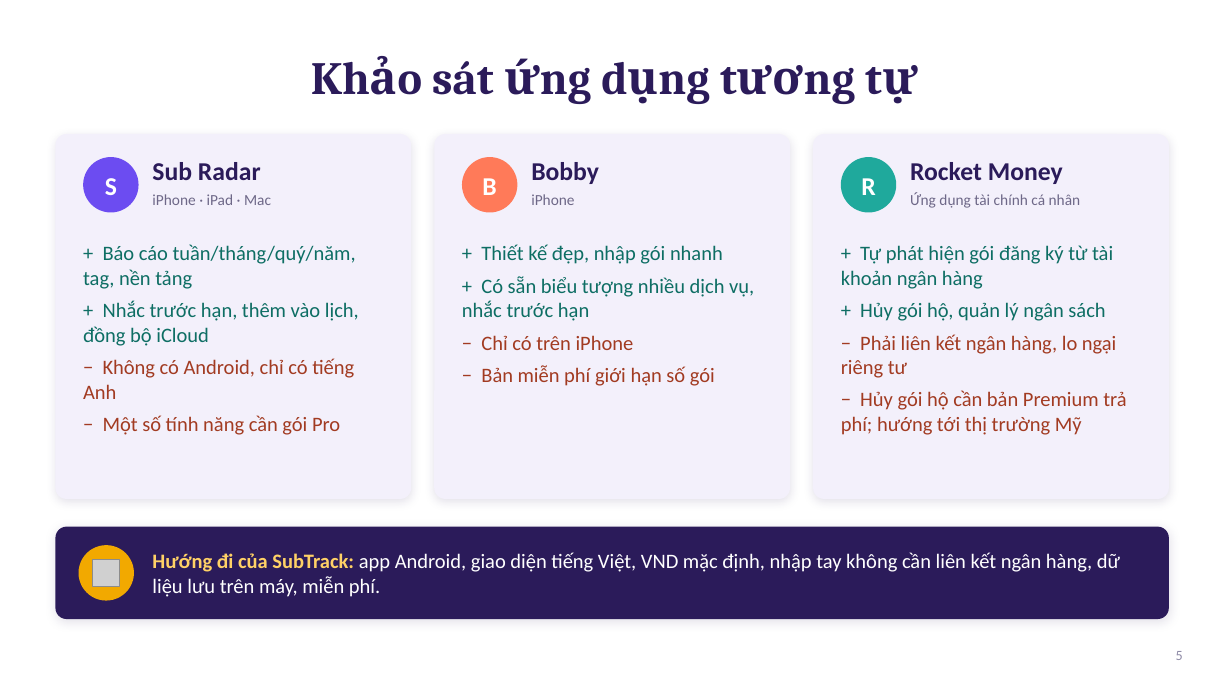
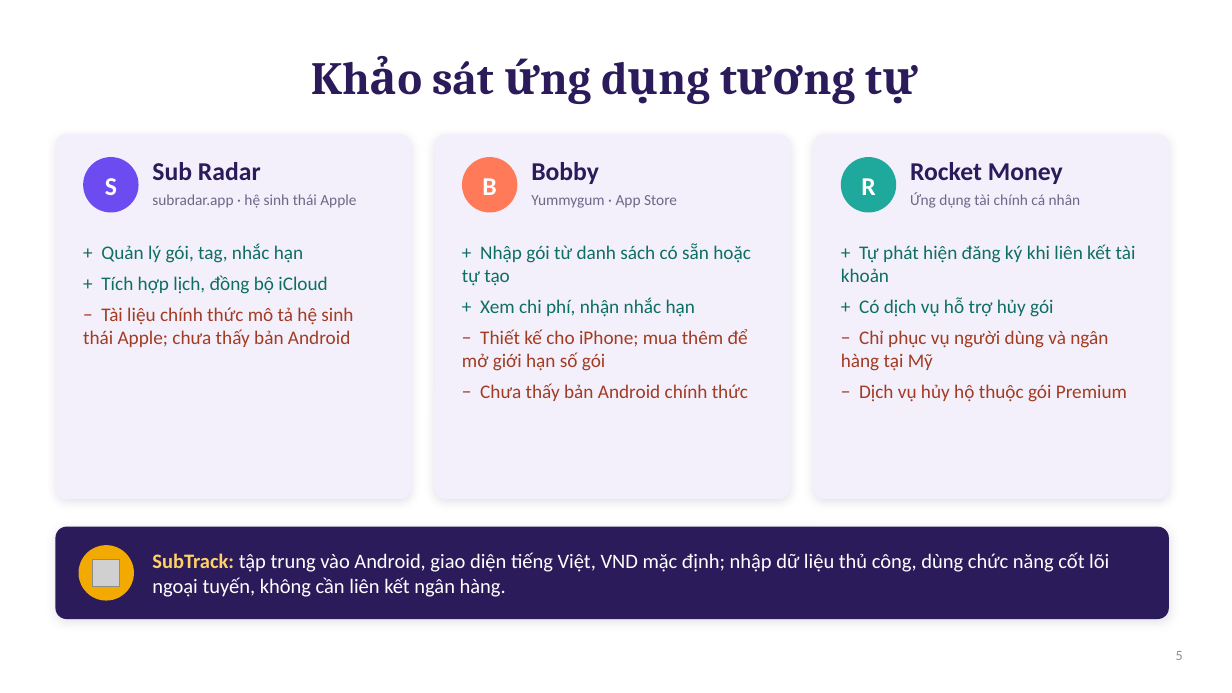
Before and after one commit to nkhhieu123/ltdd, a slide deck: slide 5 of docs/SubTrack_GioiThieuDeTai.pptx. Drawn at 1232x693 pixels with LibreOffice and Linux fonts; fonts in the diff are those of the drawing; grey boxes stand for pictures. Boxes give left, top, right and bottom in pixels: in the first picture for what was removed or moved away, otherwise in the second. Text is boxed around its words. In the diff, an @@ line names an element or a change of style, - is before the commit and + after.

Commit message:
Bổ sung nội dung Tuần 1: sơ đồ Use Case trên slide, sửa quan hệ nhắc hạn, đặc tả đủ UC, giới hạn, ca kiểm thử, phân công có tiêu chí nghiệm thu

```diff
--- a/docs/SubTrack_GioiThieuDeTai.pptx
+++ b/docs/SubTrack_GioiThieuDeTai.pptx
@@ text at (152, 194, 356, 208): text changed @@
-iPhone · iPad · Mac
+subradar.app · hệ sinh thái Apple
@@ text at (531, 195, 677, 208): text changed @@
-iPhone
+Yummygum · App Store
@@ text at (83, 243, 353, 347): text changed; size 16 to 15 pt; text colour #0E6E64 to #A23B22 @@
-+ Báo cáo tuần/tháng/quý/năm, tag, nền tảng
-+ Nhắc trước hạn, thêm vào lịch, đồng bộ iCloud
-− Không có Android, chỉ có tiếng Anh
-− Một số tính năng cần gói Pro
++ Quản lý gói, tag, nhắc hạn
++ Tích hợp lịch, đồng bộ iCloud
+− Tài liệu chính thức mô tả hệ sinh thái Apple; chưa thấy bản Android
@@ text at (462, 243, 751, 401): text changed; size 16 to 15 pt; text colour #0E6E64 to #A23B22 @@
-+ Thiết kế đẹp, nhập gói nhanh
-+ Có sẵn biểu tượng nhiều dịch vụ, nhắc trước hạn
-− Chỉ có trên iPhone
-− Bản miễn phí giới hạn số gói
++ Nhập gói từ danh sách có sẵn hoặc tự tạo
++ Xem chi phí, nhận nhắc hạn
+− Thiết kế cho iPhone; mua thêm để mở giới hạn số gói
+− Chưa thấy bản Android chính thức
@@ text at (841, 244, 1136, 402): text changed; size 16 to 15 pt @@
-+ Tự phát hiện gói đăng ký từ tài khoản ngân hàng
-+ Hủy gói hộ, quản lý ngân sách
-− Phải liên kết ngân hàng, lo ngại riêng tư
-− Hủy gói hộ cần bản Premium trả phí; hướng tới thị trường Mỹ
++ Tự phát hiện đăng ký khi liên kết tài khoản
++ Có dịch vụ hỗ trợ hủy gói
+− Chỉ phục vụ người dùng và ngân hàng tại Mỹ
+− Dịch vụ hủy hộ thuộc gói Premium
@@ text at (152, 552, 1109, 597): text changed @@
-Hướng đi của SubTrack: app Android, giao diện tiếng Việt, VND mặc định, nhập tay không cần liên kết ngân hàng, dữ liệu lưu trên máy, miễn phí.
+SubTrack: tập trung vào Android, giao diện tiếng Việt, VND mặc định; nhập dữ liệu thủ công, dùng chức năng cốt lõi ngoại tuyến, không cần liên kết ngân hàng.
```
Also in this commit, not shown: 4 other slides changed, 6 slides added, 4 slides removed, 1 other file.
